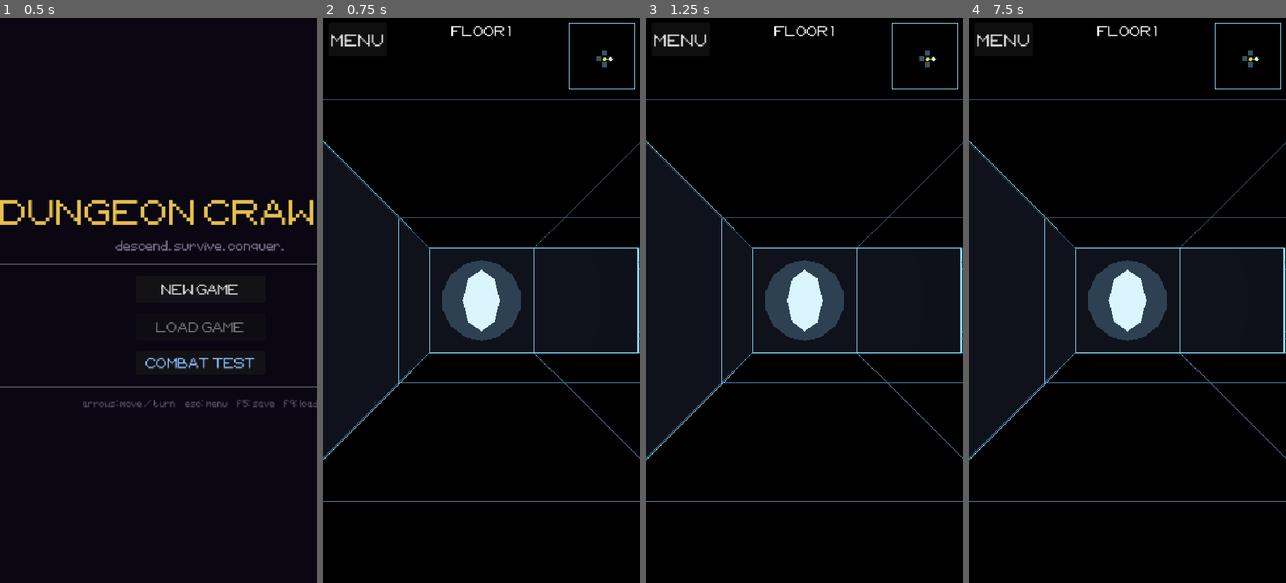
Above: before the commit, frames 1-4 (left to right).
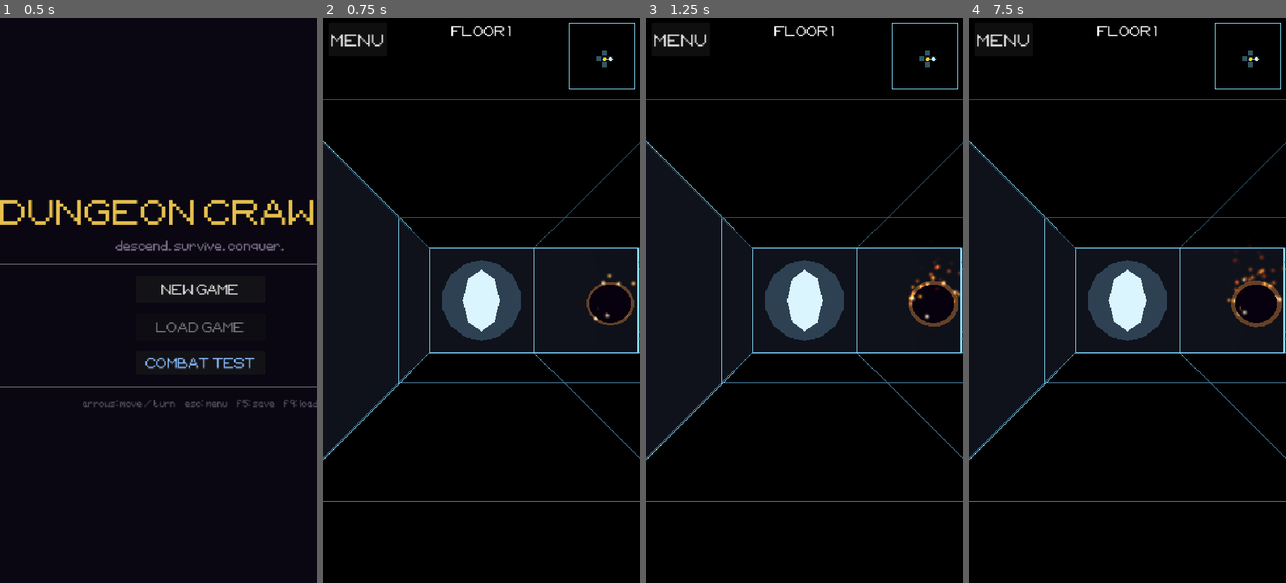
Above: after the commit, the same moments.

Repository: tausiftt5238/four-dragons-deep
Game: Godot game, scene res://scenes/title.tscn
Two runs of this game, one before a commit and one after it. Both use one fixed random seed, a clock stepped at 60 frames per second and the inputs below.
Inputs:
- Up to frame 1 (0.5 s): no input
- Up to frame 2 (0.75 s): click "NEW GAME" at 0.5 s
- Up to frame 3 (1.25 s): no input
- Up to frame 4 (7.5 s): click "MENU" at 1.25 s; click "STATS" at 2 s; click "PARTY" at 2.75 s; click "ITEMS" at 3.5 s; click "CARRIED" at 4.25 s; click "MAGIC" at 5 s; click "BESTIARY" at 5.75 s; click "LOAD [F9]" at 6.5 s; click "CANCEL" at 7.25 s

Frame 1 is identical in both runs. In frame 2, 0.3% of the frame differs, in the area x 83-99%, y 45-55%; in frame 3, 0.5%; in frame 4, 0.5%, in the area x 81-100%, y 40-55%.

Commit message:
put roughly twice as many demons on a floor
A floor carried six demons over about 175 open cells — one per twenty-nine,
which is a lot of empty corridor between fights. The ceiling was structural
rather than a tuning number: each territory holds at most one demon, which is
what keeps them out of each other's way, and a 3x3 grid only makes nine
territories.

So the maze is cut into 4x4 now — sixteen territories of roughly 5x5 — and
the target rises with it. Floor one goes from six demons to eleven and floor
two from seven to thirteen, which is about one per sixteen open cells. The
boss corridor still carries none.

The one-demon-per-territory rule is untouched, so they still keep to their
own ground.

Measured over twelve generated maps: the target is met exactly every time
(11/11 and 13/13, no zone failing to place), territories hold 6-19 open cells
with an average of 11.6, and not one demon ends up somewhere it cannot
patrol. After sixty steps of walking, none had left its territory and none
were sharing a cell.

Worth knowing: twice the demons is roughly twice the experience and gold per
floor, so the levelling curve moves with this.

Co-Authored-By: Claude Opus 5 <noreply@anthropic.com>

Diff:
--- a/scripts/core/main.gd
+++ b/scripts/core/main.gd
@@ -538,10 +538,13 @@
 
 # How many demons a floor carries. Boss corridors carry none — the boss is the
 # encounter, and a 1-cell-wide corridor gives you nowhere to dodge.
+#
+# One demon per territory is the rule that keeps them out of each other's way,
+# so this can only ever reach as high as there are territories — see ZONE_DIV.
 func _roamer_target() -> int:
 	if floor_num >= Level.FLOOR_COUNT:
 		return 0
-	return mini(5 + floor_num, 8)
+	return mini(9 + floor_num * 2, 14)
 
 
 func _spawn_roamers() -> void:
@@ -581,7 +584,13 @@
 
 # Carves the floor into a grid of territories. Anything smaller than a couple
 # of cells is not worth patrolling, so tiny slivers are simply skipped later.
-const ZONE_DIV: int = 3
+# The maze is cut into ZONE_DIV x ZONE_DIV territories and each one holds at
+# most one demon, which is what stops them piling into a corner or wandering
+# through each other. It is therefore also the ceiling on how many a floor can
+# carry: at 3 that was nine, and a 20x20 maze felt empty. At 4 there are
+# sixteen territories of about 5x5, still big enough that a demon patrols
+# rather than paces.
+const ZONE_DIV: int = 4
 
 func _build_zones() -> Array[Rect2i]:
 	var out: Array[Rect2i] = []
